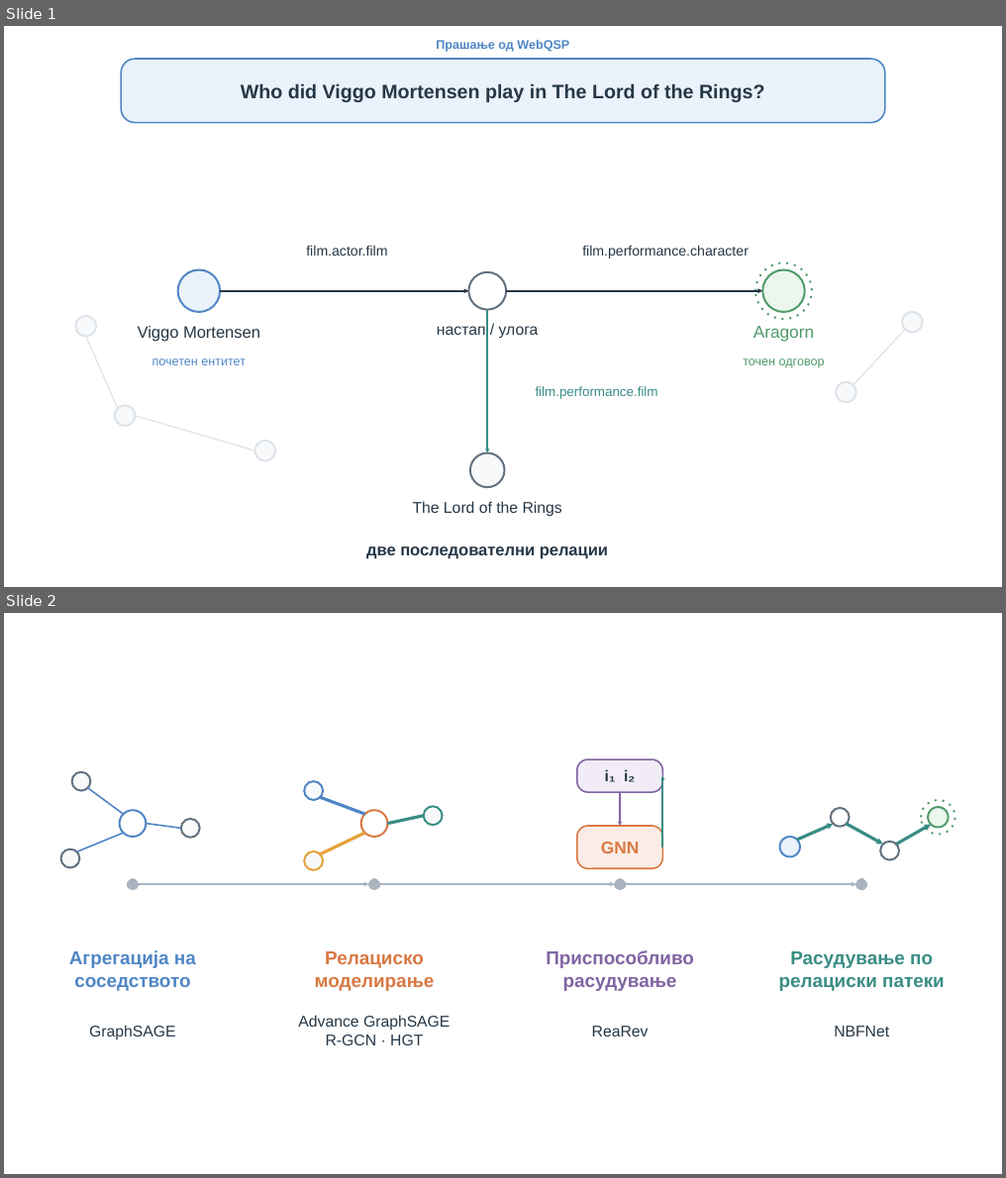
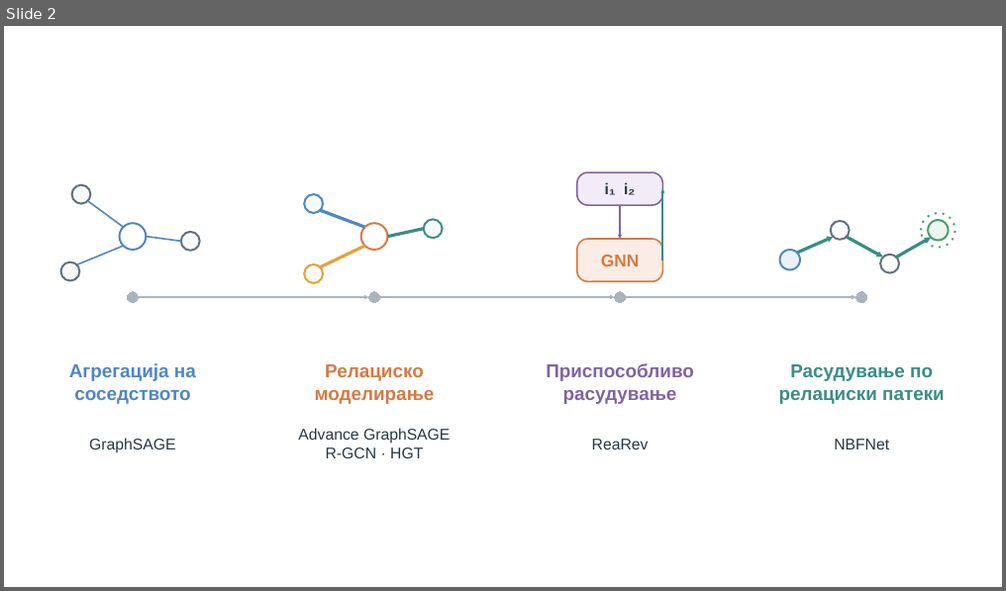
Before and after one commit to Itonkdong/graphragx, a slide deck: .codex-build/presentation-visuals/candidate.pptx. Shown one above the other, each under a label of ours: slides 1 and 2 before the commit, slide 2 after it. The pictures are 1006x1178 and 1006x591 pixels, drawn with LibreOffice and Linux fonts; fonts in the diff are those of the drawing. Boxes give left, top, right and bottom in pixels: in the first picture for what was removed or moved away, otherwise in the second. Text is boxed around its words. In the diff, an @@ line names an element or a change of style, - is before the commit and + after.

```diff
--- a/.codex-build/presentation-visuals/candidate.pptx
+++ b/.codex-build/presentation-visuals/candidate.pptx
@@ slide 1 removed at (4,26,1002,587), background #FFFFFF @@
@@ text removed at (436,40,569,52) @@
-Прашање од WebQSP
@@ rounded rectangle removed at (121,59,885,123) @@
-Who did Viggo Mortensen play in The Lord of the Rings?
@@ text removed at (306,245,387,256) @@
-film.actor.film
@@ text removed at (582,245,748,259) @@
-film.performance.character
@@ ellipse removed at (177,271,220,312) @@
@@ arrow removed from (221, 291) to (469, 291) @@
@@ ellipse removed at (469,273,506,310) @@
@@ arrow removed from (506, 291) to (763, 291) @@
@@ ellipse removed at (755,264,812,319) @@
@@ ellipse removed at (763,271,805,312) @@
@@ ellipse removed at (76,316,96,337) @@
@@ arrow removed from (487, 310) to (487, 454) @@
@@ ellipse removed at (902,312,923,332) @@
@@ line removed from (85, 337) to (118, 408) @@
@@ text removed at (138,326,260,342) @@
-Viggo Mortensen
@@ text removed at (437,326,539,339) @@
-настап / улога
@@ text removed at (753,326,814,342) @@
-Aragorn
@@ line removed from (853, 385) to (905, 329) @@
@@ text removed at (152,359,246,366) @@
-почетен ентитет
@@ text removed at (743,359,825,369) @@
-точен одговор
@@ ellipse removed at (115,405,135,426) @@
@@ text removed at (536,386,658,399) @@
-film.performance.film
@@ ellipse removed at (836,382,856,402) @@
@@ line removed from (135, 416) to (254, 452) @@
@@ ellipse removed at (254,441,275,461) @@
@@ ellipse removed at (470,454,505,488) @@
@@ text removed at (413,501,562,517) @@
-The Lord of the Rings
@@ text removed at (366,547,608,560) @@
-две последователни релации
```
Also in this commit, not shown: 1 slide added, 25 other files.
